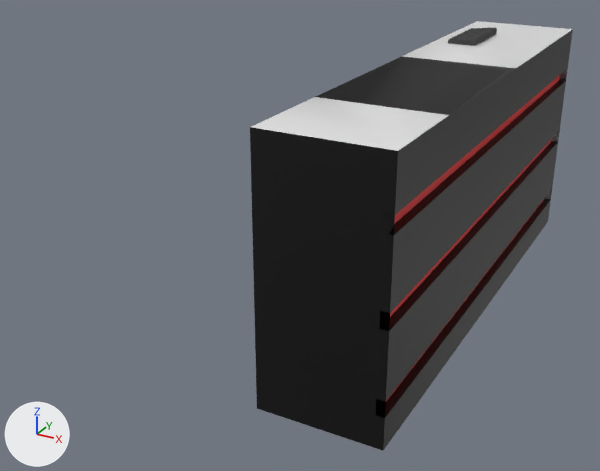
A saved change to the FBX model Assets/Models/Env/Counter.fbx.
Camera for both pictures: a camera (50 mm lens) standing at (6.84, -11.98, 6.47) and looking at (1.08, -1.51, 1.23). The axes (+X, +Y, +Z) are drawn at lower left. The lights are the same throughout. Where no turn or scale is listed for an object, it has been applied to the vertices. Vertices at the same position are counted once.

In view in the first picture: 'Cash desk'.
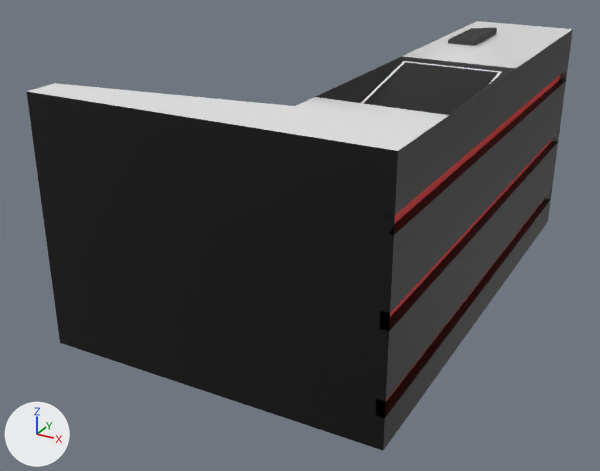
Commit message: counter fix

Patch to the scene script:
```diff
--- a/Assets/Models/Env/Counter.fbx.py
+++ b/Assets/Models/Env/Counter.fbx.py
@@ me_cube_400 @@
 # used by ob_cash_desk; location = (3.07, -3.22, 2.16)
-me_cube_400.from_pydata(...)  # 116 vertices, 105 faces; spans x -0.85..0.85, y -1.48..6.3, z -1.8..1.8
+me_cube_400.from_pydata(...)  # 184 vertices, 173 faces; spans x -4.11..0.85, y -1.48..6.3, z -1.8..1.8
+# me_cube_400 part 1
+# 11 vertices are removed from x -0.85, y -1.48, z -1.8..1.8
+# 40 faces are deleted
+# 12 vertices are added at x -0.82..0.82, y 0.02..2.5, z 1.37..1.79
+# 28 new vertices lie (0.0, -0.49, 0.0) away from vertices in x -0.85..0.85, y 0.0, z -1.8..1.8
+# 17 new vertices lie (0.0, 0.49, 0.0) away from vertices in x 0.74..0.85, y -1.48, z -1.8..1.8
+# 13 new vertices lie (-4.96, 0.0, 0.0) away from vertices in x 0.85, y -1.48..-0.99, z -1.8..1.8
+# 9 new vertices lie (0.0, 0.49, 0.0) away from vertices in x -4.11, y -1.48, z -1.35..1.35
+# 88 new faces join them, mat_material_011 (black #000000)
+# 9 new faces join them, mat_material_012 (red #e70000)
+# 11 new faces join them, mat_material_072 (white #e7e7e7)
 me_cube_400.materials.append(mat_material_011)
```

Boxes (x1, y1, x2, y2) around the edits, measured in the pictures (600 x 471 px):
'Cash desk', reshaped (69% wider): before (250, 21, 573, 450); after (26, 21, 573, 450)
part 1 of me_cube_400, built on: before (250, 59, 505, 409); after (26, 59, 505, 409)
